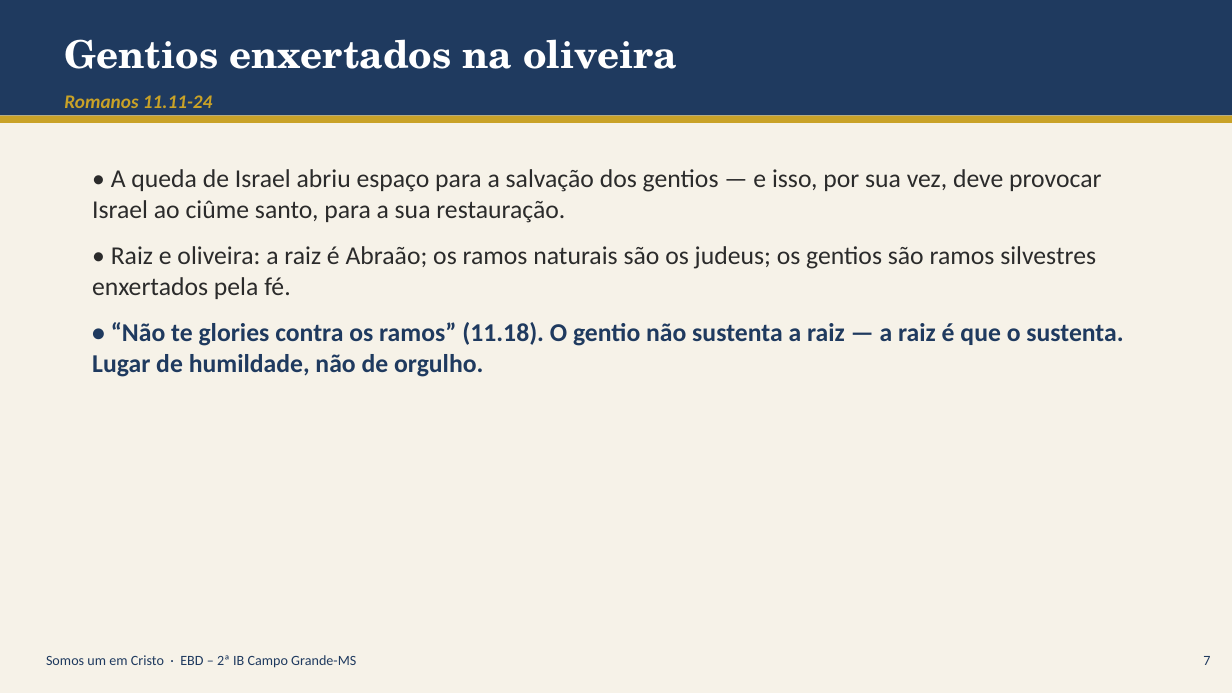
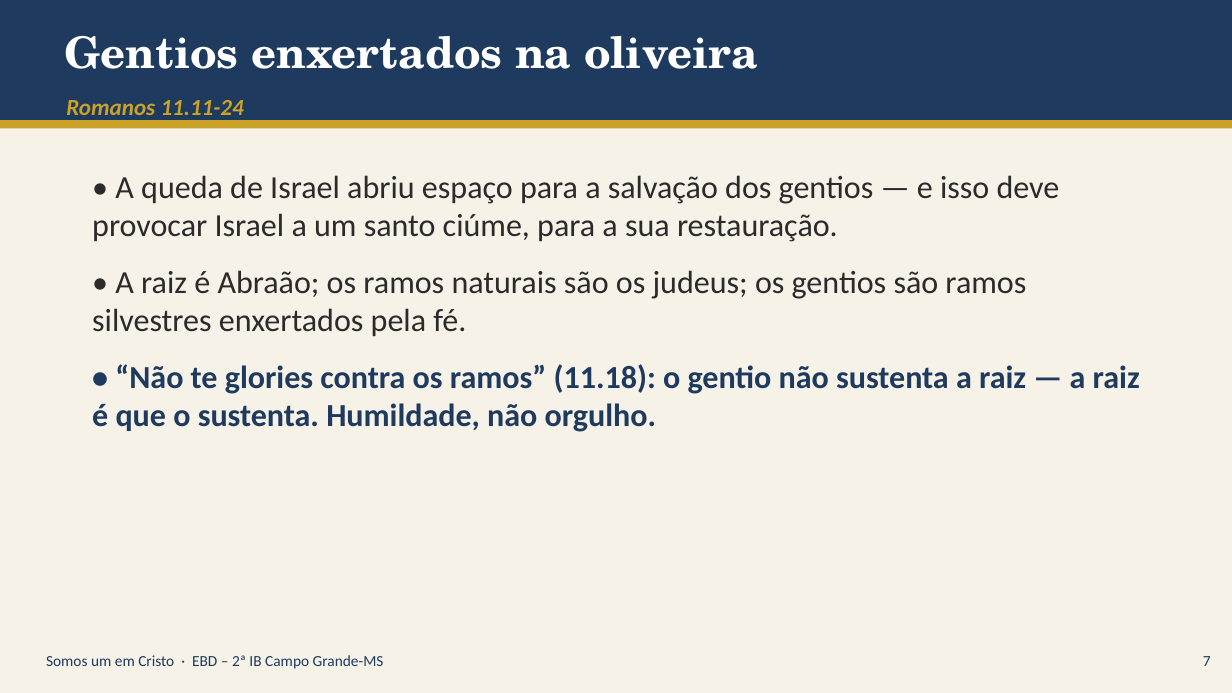
Before and after one commit to aluizio-netizen/campaign-3, a slide deck: slide 7 of aula-somos-um-em-cristo/Somos_um_em_Cristo_apresentacao.pptx. Drawn at 1232x693 pixels with LibreOffice and Linux fonts; fonts in the diff are those of the drawing. Boxes give left, top, right and bottom in pixels: in the first picture for what was removed or moved away, otherwise in the second. Text is boxed around its words. In the diff, an @@ line names an element or a change of style, - is before the commit and + after.

```diff
--- a/aula-somos-um-em-cristo/Somos_um_em_Cristo_apresentacao.pptx
+++ b/aula-somos-um-em-cristo/Somos_um_em_Cristo_apresentacao.pptx
@@ rectangle resized from (x1=0, y1=0, x2=1232, y2=116) to (x1=0, y1=0, x2=1232, y2=120) @@
@@ text "Gentios enxertados na oliveira" at (x1=64, y1=36, x2=758, y2=69): size 30 to 34 pt @@
@@ text "Romanos 11.11-24" at (x1=66, y1=100, x2=244, y2=121): size 15 to 18 pt @@
@@ rectangle moved from (x1=0, y1=116, x2=1232, y2=123) to (x1=0, y1=120, x2=1232, y2=128) @@
@@ text at (x1=92, y1=175, x2=1140, y2=432): text changed; size 20 to 25 pt @@
-• A queda de Israel abriu espaço para a salvação dos gentios — e isso, por sua vez, deve provocar Israel ao ciûme santo, para a sua restauração.
-• Raiz e oliveira: a raiz é Abraão; os ramos naturais são os judeus; os gentios são ramos silvestres enxertados pela fé.
-• “Não te glories contra os ramos” (11.18). O gentio não sustenta a raiz — a raiz é que o sustenta. Lugar de humildade, não de orgulho.
+• A queda de Israel abriu espaço para a salvação dos gentios — e isso deve provocar Israel a um santo ciúme, para a sua restauração.
+• A raiz é Abraão; os ramos naturais são os judeus; os gentios são ramos silvestres enxertados pela fé.
+• “Não te glories contra os ramos” (11.18): o gentio não sustenta a raiz — a raiz é que o sustenta. Humildade, não orgulho.
@@ text "Somos um em Cristo · ..." at (x1=46, y1=655, x2=384, y2=669): size 11 to 12 pt @@
@@ text "7" at (x1=1203, y1=656, x2=1211, y2=666): size 11 to 12 pt @@
```
Also in this commit, not shown: 21 other slides changed, 1 other file.
